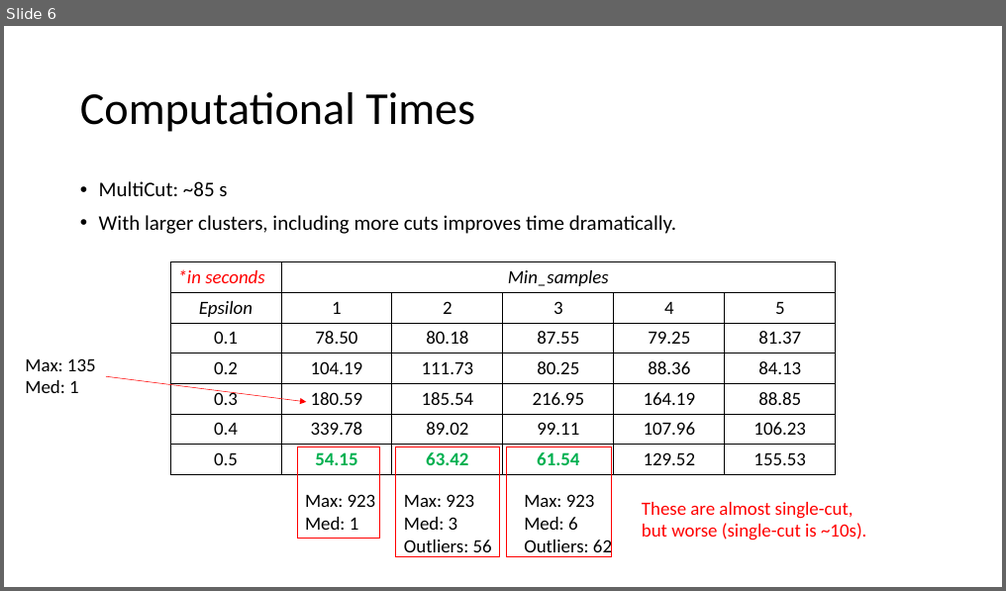
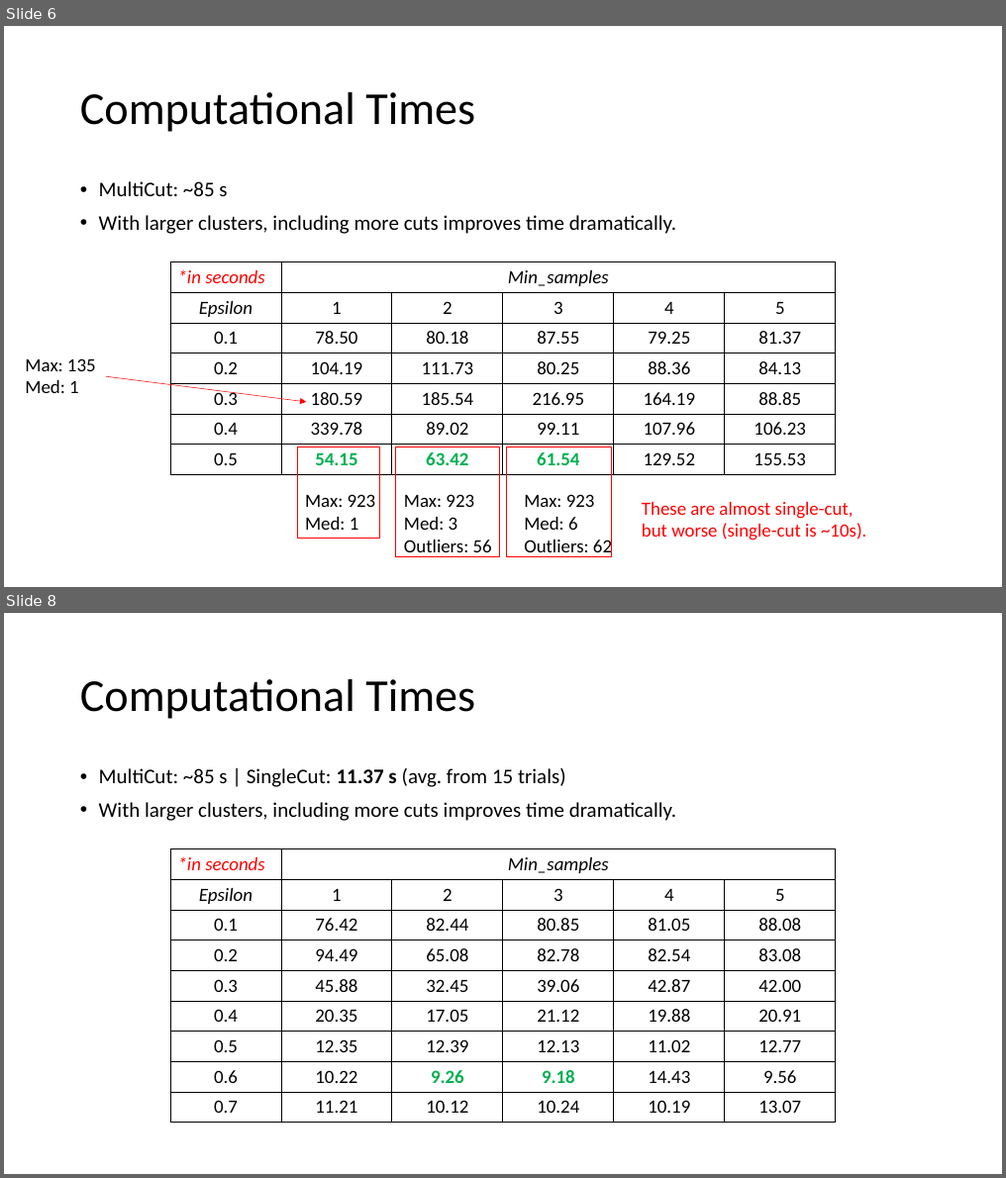
Before and after one commit to parkjan4/SPRO_project, a slide deck: preliminary_results.pptx. Shown one above the other, each under a label of ours: slide 6 before the commit, slides 6 and 8 after it; the slides between them are not shown. The pictures are 1006x591 and 1006x1178 pixels, drawn with LibreOffice and Linux fonts; fonts in the diff are those of the drawing. Boxes give left, top, right and bottom in pixels: in the first picture for what was removed or moved away, otherwise in the second. Text is boxed around its words. In the diff, an @@ line names an element or a change of style, - is before the commit and + after.

```diff
--- a/preliminary_results.pptx
+++ b/preliminary_results.pptx
@@ slide 8 added at bbox=[4, 613, 1002, 1174], background #FFFFFF @@
@@ title added at bbox=[80, 679, 475, 719], 44 pt, text #000000 @@
+Computational Times
@@ text added at bbox=[99, 768, 676, 821], 20 pt, text #000000 @@
+• MultiCut: ~85 s | SingleCut: 11.37 s (avg. from 15 trials)
+• With larger clusters, including more cuts improves time dramatically.
@@ table added at bbox=[170, 850, 835, 1122], 9 rows, 6 columns @@
+*in seconds | Min_samples |  |  |  | 
+Epsilon | 1 | 2 | 3 | 4 | 5
+0.1 | 76.42 | 82.44 | 80.85 | 81.05 | 88.08
+0.2 | 94.49 | 65.08 | 82.78 | 82.54 | 83.08
+0.3 | 45.88 | 32.45 | 39.06 | 42.87 | 42.00
+0.4 | 20.35 | 17.05 | 21.12 | 19.88 | 20.91
+0.5 | 12.35 | 12.39 | 12.13 | 11.02 | 12.77
+0.6 | 10.22 | 9.26 | 9.18 | 14.43 | 9.56
+0.7 | 11.21 | 10.12 | 10.24 | 10.19 | 13.07
```
Also in this commit, not shown: 10 other slides added, 6 other files.
